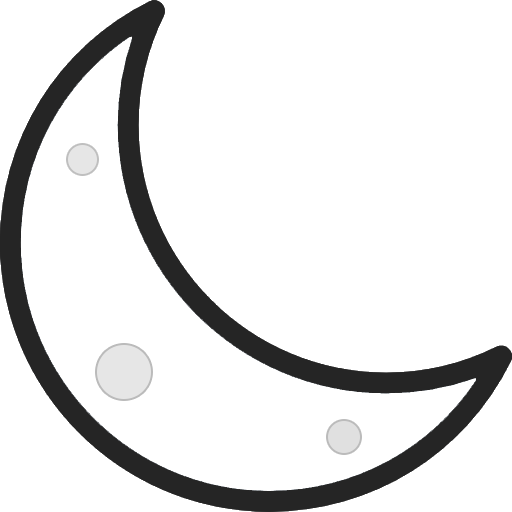
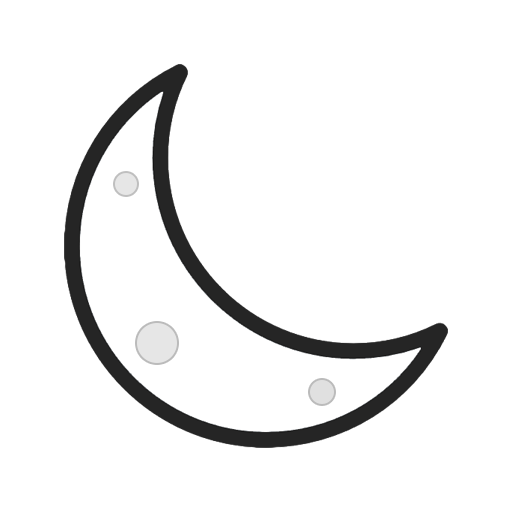
Layer changes from the first (512, 512) image to the second:
added group "Moon" with 4 layers above "Rectangle 1" over [64, 64, 448, 448]
moved "Ellipse 3" into group "Moon", painted on it, unmasked it over [310, 380, 360, 453]
moved "Ellipse 2" into group "Moon", painted on it, unmasked it over [97, 323, 177, 399]
moved "Ellipse 1" into group "Moon", painted on it, unmasked it over [68, 145, 137, 195]
moved "Layer 1" into group "Moon", painted on it over [0, 0, 512, 512]
added layer "Rectangle 1" over [0, 0, 512, 512]
